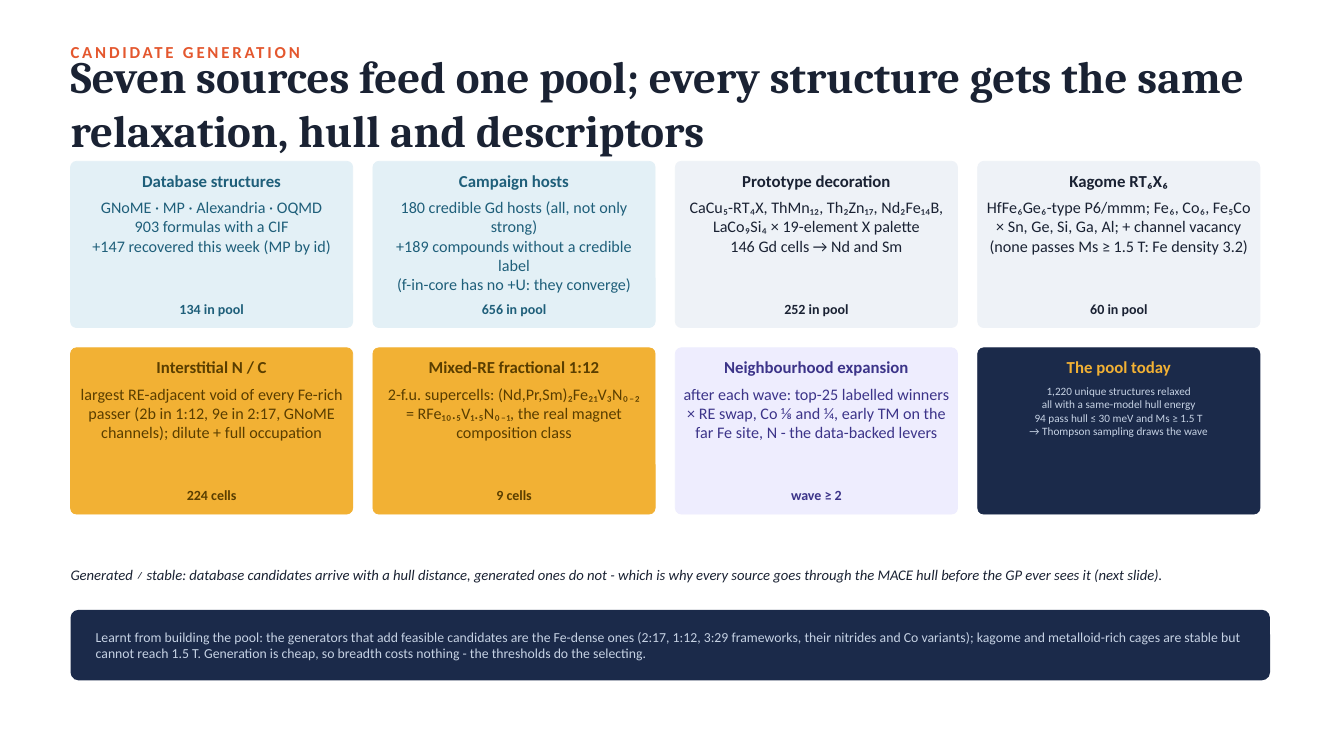
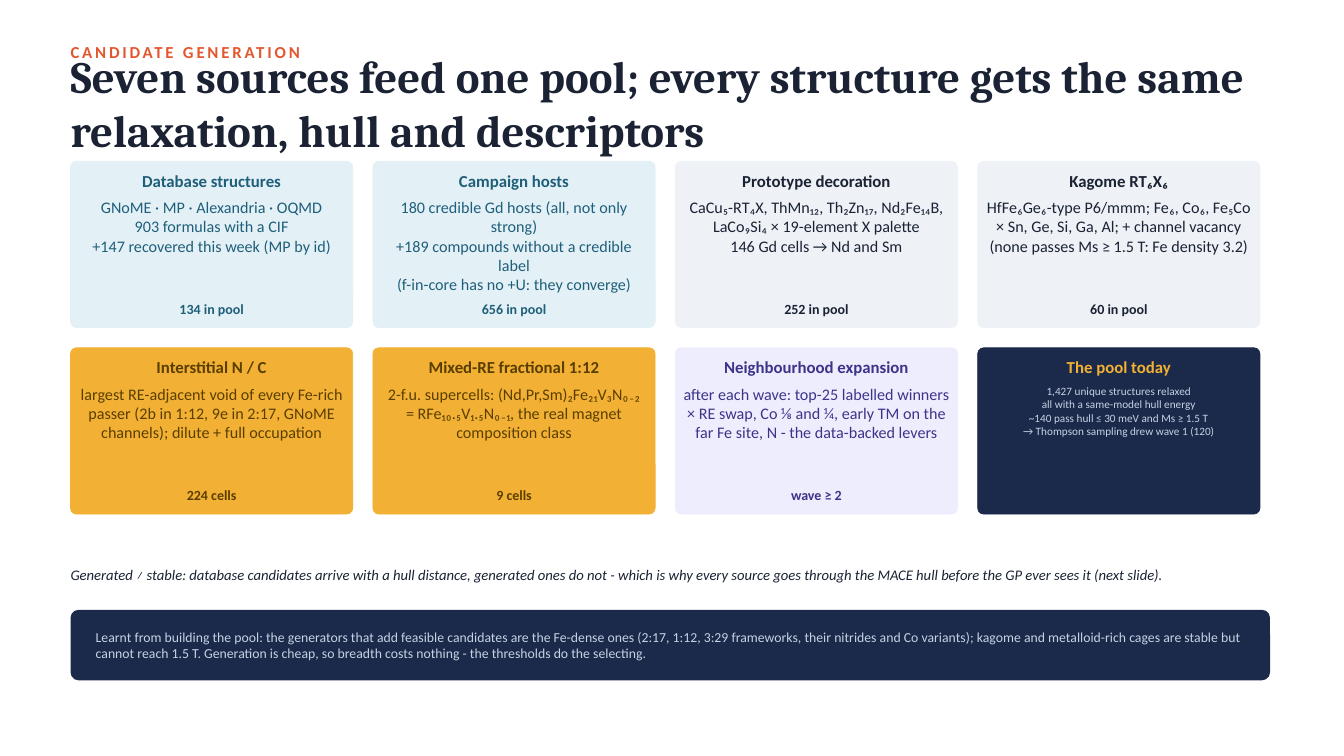
Before and after one commit to PGaneshIyer/NEEL, a slide deck: slide 30 of MAGNITO_Fe-HREE_screening.pptx (slide 29 before the commit). Drawn at 1344x756 pixels with LibreOffice and Linux fonts; fonts in the diff are those of the drawing. Boxes give left, top, right and bottom in pixels: in the first picture for what was removed or moved away, otherwise in the second. Text is boxed around its words. In the diff, an @@ line names an element or a change of style, - is before the commit and + after.

```diff
--- a/MAGNITO_Fe-HREE_screening.pptx
+++ b/MAGNITO_Fe-HREE_screening.pptx
@@ text at box(1047, 387, 1190, 397): text changed @@
-1,220 unique structures relaxed
+1,427 unique structures relaxed
@@ text at box(1029, 414, 1214, 437): text changed @@
-94 pass hull ≤ 30 meV and Ms ≥ 1.5 T
-→ Thompson sampling draws the wave
+~140 pass hull ≤ 30 meV and Ms ≥ 1.5 T
+→ Thompson sampling drew wave 1 (120)
```
Also in this commit, not shown: 1 other slide changed, 1 slide added, 1 other file.
